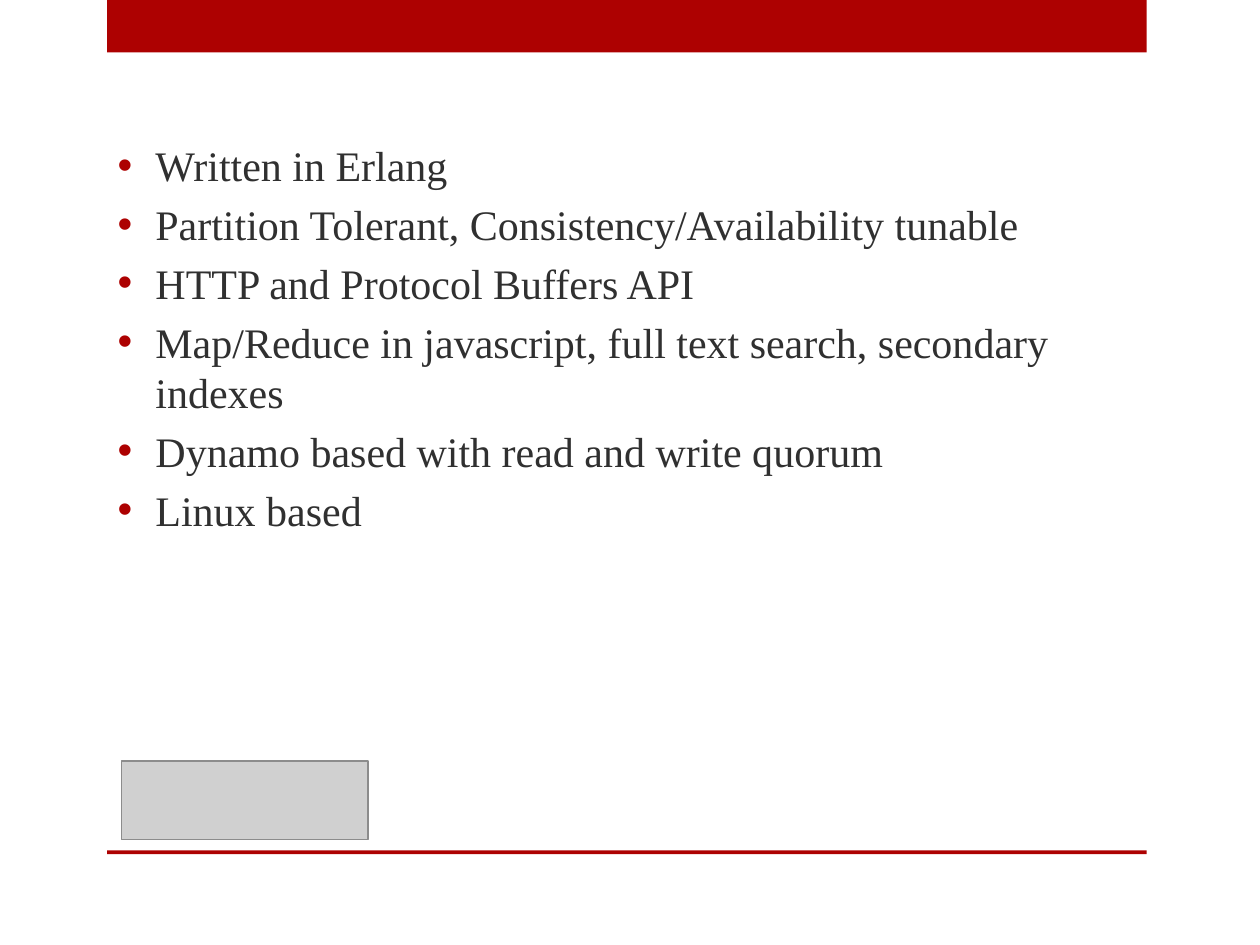
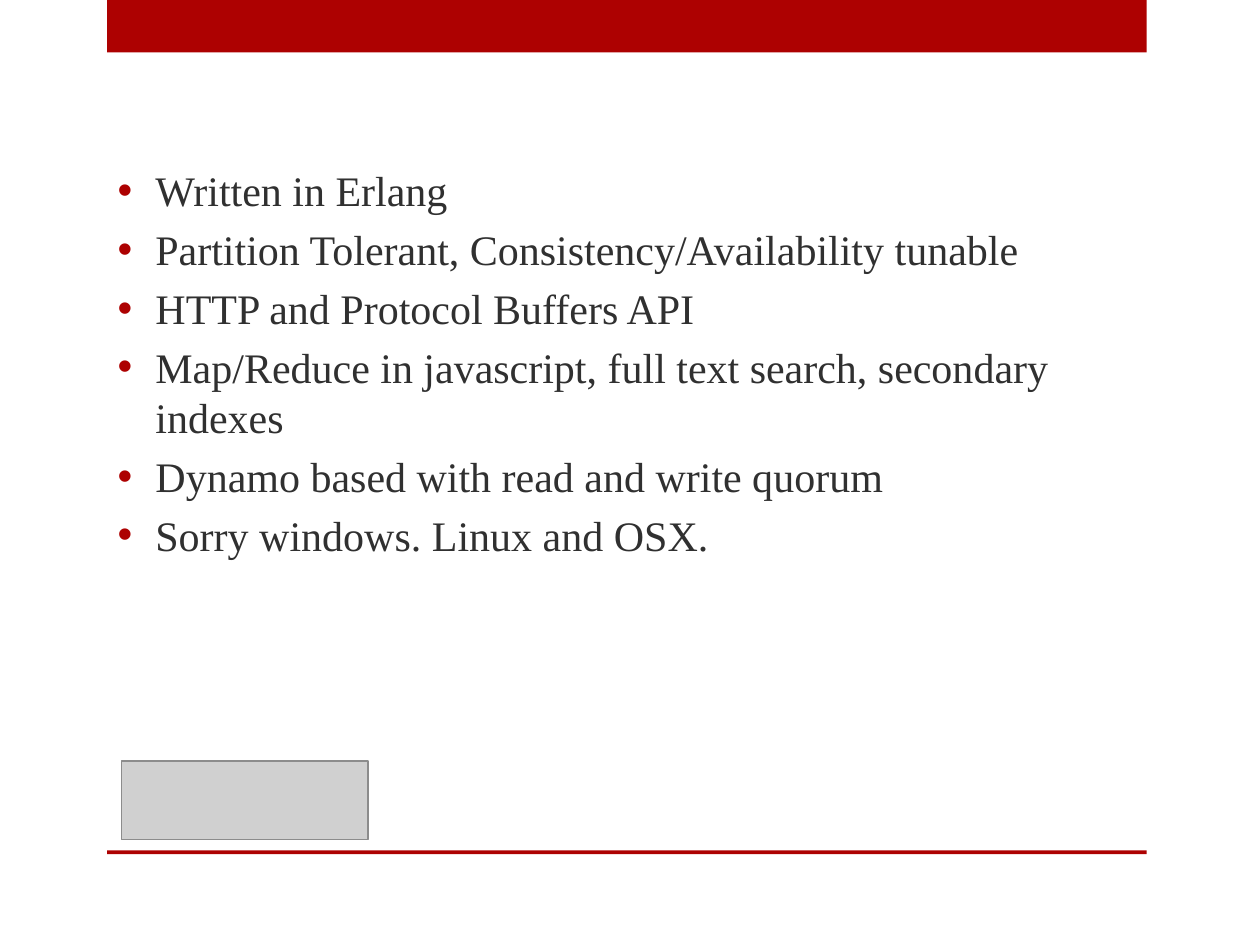
Before and after one commit to digitalBush/nosql-smackdown-talk, a slide deck: slide 51 of nosql-smackdown.pptx. Drawn at 1260x945 pixels with LibreOffice and Linux fonts; fonts in the diff are those of the drawing; grey boxes stand for pictures. Boxes give left, top, right and bottom in pixels: in the first picture for what was removed or moved away, otherwise in the second. Text is boxed around its words. In the diff, an @@ line names an element or a change of style, - is before the commit and + after.

```diff
--- a/nosql-smackdown.pptx
+++ b/nosql-smackdown.pptx
@@ text at (155,522,709,560): text changed @@
-• Linux based
+• Sorry windows. Linux and OSX.
```
Also in this commit, not shown: 5 other slides changed, 1 slide added.
